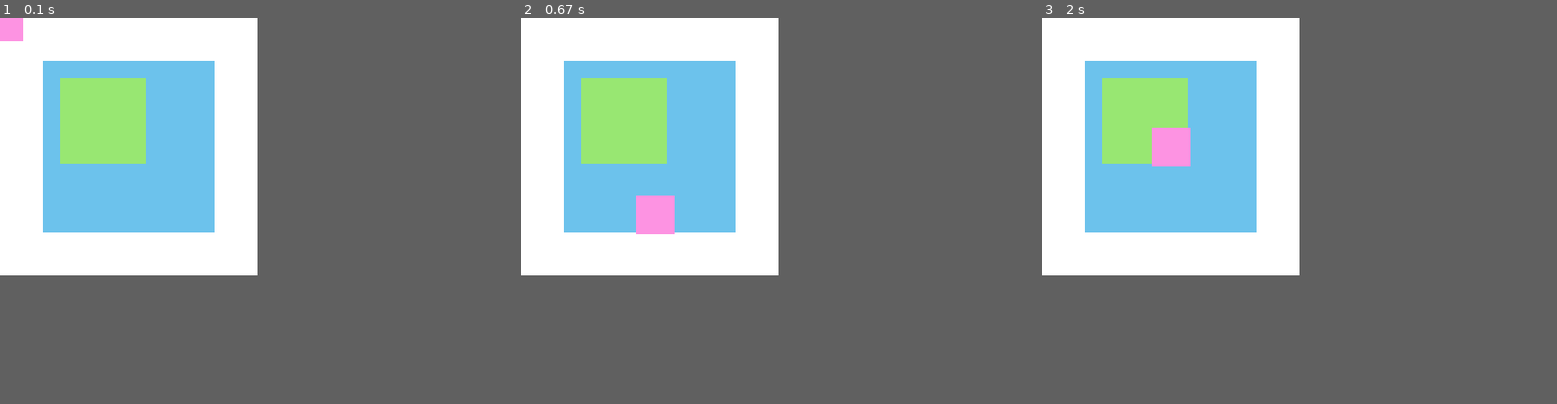
Above: before the commit, frames 1-3 (left to right).
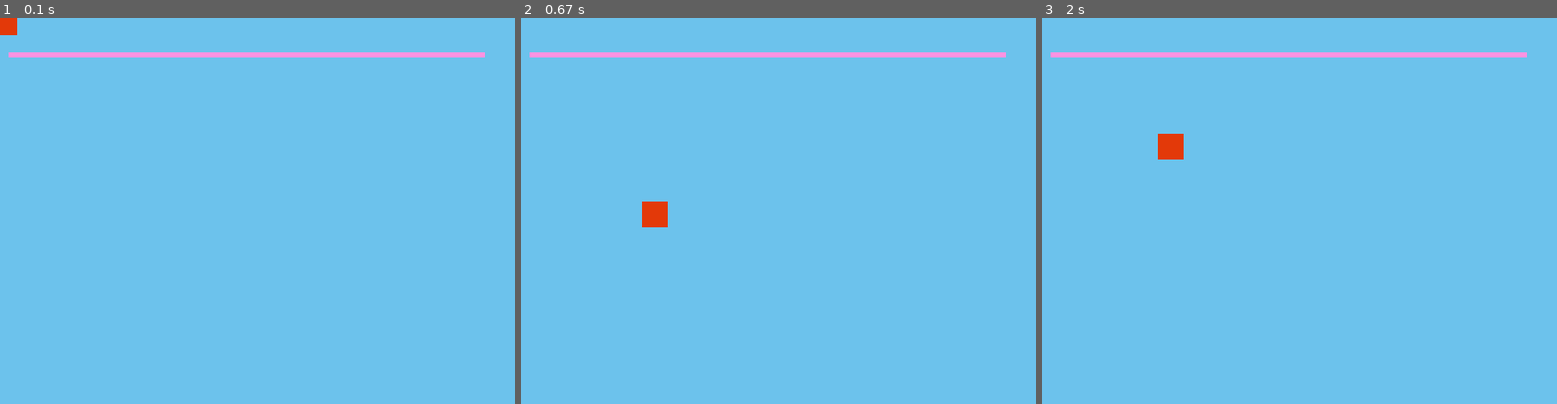
Above: after the commit, the same moments.

Repository: Victor-J-L/JOGO-PETEEL
Game: pygame game, started from jogoteste.py
Same seed, same stepped clock (60 frames per second), same inputs: the game is played once before the commit and once after it.
Inputs (mouse positions are in pixels of both pictures, inside the frame that each line leads up to):
- Up to frame 1 (0.1 s): no input
- Up to frame 2 (0.67 s): press the mouse at (768, 56) at 0.37 s; move the mouse to (711, 133) at 0.47 s; release the mouse at (654, 214) at 0.6 s
- Up to frame 3 (2 s): click (1289, 56) at 0.72 s
The window is 300x300 before the commit and 600x450 after it. Grey fills any space a smaller window leaves; there, only what the larger window draws over its background counts as a difference.

The runs differ from the first frame. In frame 1, 23% of the frame differs, in the area x 0-95%, y 0-67%; in frame 2, 24%; in frame 3, 23%.

Commit message:
joguinho

Diff:
--- a/aprendizado.py
+++ b/aprendizado.py
@@ -276,13 +276,161 @@
         (ret.left, ret.top) = pygame.mouse.get_pos() #esse evtno captura posição do mouse e parte esq e direita fica associada ao mouse
         ret.left -= ret.width/2 #esquerda mouse vai ficar sempre no centro
         ret.top -= ret.height/2
+
         if ret.colliderect(ret2): #se ret 1 colodir com ret 2
             (ret.left, ret.top) = (xant, yant)
             text = fonte_perdeu.render('COLIDIU', 1, (255,255,255))) #render faz aparecer na tela
             tela.blit(text, (150,150)) #usa blit pra jogar obj na tela entao vamos jogar o texto e poe posição
+
         pygame.draw.rect(tela, cor_vermelha, ret) #para fazer o retangulo la ret na tela
         pygame.draw.rect(tela, cor_rosa, ret)
         pygame.display.update() #atualização na tela  tempo todo
 
     pygame.quit()
 main()
+
+#colocar audio
+
+import pygame
+def main():
+    #as definições dos objetos (variaveis)
+    pygame.init()
+    tela = pygame.display.set_mode([300, 300])
+    pygame.display.set_caption("Iniciando o Pygame")
+    relogio = pygame.time.Clock() #isso fica dentro do main, consigo capturar info de atualização da tela, o tempo.
+    cor_branca = (255,255,255) #definindo cor
+    cor_verde = (152, 231, 114)
+    cor_azul = (108, 194, 236)
+    cor_vermelha = (227, 57, 9)
+    cor_rosa = (253,147,226)
+
+    sup = pygame.Surface((200, 200)) #definindo sueprficie
+    sup.fill(cor_azul) #superfície sup vai ser rpeenchida com essa cor
+
+    sup2 = pygame.Surface((100,100))
+    sup2.fill(cor_verde)
+
+    ret = pygame.Rect(10, 10, 45, 45)
+    ret2 = pygame.Rect (50, 50, 80, 50)
+
+    pygame.font.init() #iniciar fonte
+
+    font_padrao = pygame.font.get_default_font() #define variavel de texto com fonte padrão
+    fonte_perdeu = pygame.font.SysFont(font_padrao,45)
+    fonte_ganhou = pygame.font.SysFont(font_padrao,30)
+
+    audio_explosao = pygame.mixer.Sound('explosion.wav') #adiciona sons e poe arquivo dentro dos ()
+
+
+    sair = False
+    while sair != True:
+        for event in pygame.event.get():
+            if event.type == pygame.QUIT:
+                sair = True
+
+            if event.type == pygame.MOUSEBUTTONDOWN: #criando evento quando clica com mouse
+                pygame.mouse.set_pos(150,150) #passar uma posição então usa o set em vez de get e poe posição
+                #dai o mouse quando clica pra pra essa posição e o quadrado como ta acompanhando vai junto
+            """if event.type == pygame.MOUSEMOTION:
+                ret = ret.move(-10, -10) #conforme movimenta mouse na tela o ret se mexe, pra isso cada tecla tem um comando ali soh ver no site
+            """
+
+            if event.type == pygame.KEYDOWN: #se o evento for do tipo tecla pressionada (keydown) (entao verifica se alguma tecla ta pressionada)
+                if event.key == pygame.K_LEFT: #se a tecla pressionada (event.key) receber o pygame.K_LEFT (seta da esquerda) então mova a -10 o retangulo)
+                    ret.move_ip (-10,0) #vai fazer funcionar a tecla
+                if event.key == pygame.K_RIGHT:
+                    ret.move_ip (10,0)
+                if event.key == pygame.K_UP:
+                    ret.move_ip (0,-10)
+                if event.key == pygame.K_DOWN:
+                    ret.move_ip (0,10)
+                if event.key == pygame.K_SPACE:
+                    ret.move_ip(10,10)
+
+
+        relogio.tick(27) #atualizando de 27 quadros por segundo
+        tela.fill(cor_branca) #trabalhando com o fundo/preenchimentl, valor hexadecimal vai dar essa cor
+        tela.blit(sup, [50, 50]) #chamando superfície pela variavel e depois pela posição no cartesiano
+        tela.blit(sup2, [70,70])
+        (xant, yant) = (ret.left, ret.top) #x anterior e y anterior guarda posição
+        (ret.left, ret.top) = pygame.mouse.get_pos() #esse evtno captura posição do mouse e parte esq e direita fica associada ao mouse
+        ret.left -= ret.width/2 #esquerda mouse vai ficar sempre no centro
+        ret.top -= ret.height/2
+
+        if ret.colliderect(ret2): #se ret 1 colodir com ret 2
+            (ret.left, ret.top) = (xant, yant)
+            text = fonte_perdeu.render('COLIDIU', 1, (255,255,255))) #render faz aparecer na tela
+            audio_explosao.play() #executa o audio com colisão
+            audio_explosao.set_volume(0.5) #define volume, maior eh 1 e menor eh 0
+            tela.blit(text, (150,150)) #usa blit pra jogar obj na tela entao vamos jogar o texto e poe posição
+
+
+        pygame.draw.rect(tela, cor_vermelha, ret) #para fazer o retangulo la ret na tela
+        pygame.draw.rect(tela, cor_rosa, ret)
+        pygame.display.update() #atualização na tela  tempo todo
+
+    pygame.quit()
+main()
+
+#exemplo de jogo
+
+import pygame
+
+def main():
+    pygame.init()
+    tela = pygame.display.set_mode([600,450])
+    pygame.display.set_caption("Jogo Iniciante")
+    relogio = pygame.time.Clock()
+    cor_branca = (255,255,255)
+    cor_verde = (152, 231, 114)
+    cor_azul = (108, 194, 236)
+    cor_vermelha = (227, 57, 9)
+    cor_rosa = (253,147,226)
+    sup = pygame.Surface ((600,2450))
+    sup.fill(cor_azul)
+
+    ret = pygame.Rect(10,10, 30, 30)
+    ret2 = pygame.Rect (10, 40, 555, 6)
+
+    sair = False
+
+    pygame.font.init()
+
+    font_padrao = pygame.font.get_default_font()
+    fonte_perdeu = pygame.font.SysFont(font_padrao,45)
+    fonte_ganhou = pygame.font.SysFont(font_padrao,30)
+
+    audio_explosao = pygame.mixer.Sound('explosion.wav')
+
+    while sair != True:
+        for event in pygame.event.get():
+            if event.type == pygame.QUIT:
+                sair = True
+
+            if event.type == pygame.MOUSEBUTTONDOWN:
+                pygame.mouse.set_pos(150,150)
+
+        relogio.tick(30)
+        tela.fill(cor_branca)
+        tela.blit(sup, [0,0])
+
+        (xant, yant) = (ret.left, ret.top)
+        (ret.left, ret.top) = pygame.mouse.get_pos()
+        ret.left -= ret.width/2
+        ret.top -= ret.height/2
+
+        if ret.colliderect(ret2):
+            (ret.left, ret.top) = (xant, yant)
+            text = fonte_perdeu.render('COLIDIU', 1, (255,255,255))
+            audio_explosao.play()
+            audio_explosao.set_volume(0.5)
+            tela.blit(text, (150,150))
+
+
+        pygame.draw.rect(tela, cor_vermelha, ret)
+        pygame.draw.rect(tela, cor_rosa, ret2)
+        pygame.display.update()
+
+    pygame.quit()
+
+main()
--- a/jogoteste.py
+++ b/jogoteste.py
@@ -1,72 +1,60 @@
 import pygame
+
 def main():
-    #as definições dos objetos (variaveis)
     pygame.init()
-    tela = pygame.display.set_mode([300, 300])
-    pygame.display.set_caption("Iniciando o Pygame")
-    relogio = pygame.time.Clock() #isso fica dentro do main, consigo capturar info de atualização da tela, o tempo.
-    cor_branca = (255,255,255) #definindo cor
+    tela = pygame.display.set_mode([600,450])
+    pygame.display.set_caption("Jogo Iniciante")
+    relogio = pygame.time.Clock()
+    cor_branca = (255,255,255)
     cor_verde = (152, 231, 114)
     cor_azul = (108, 194, 236)
     cor_vermelha = (227, 57, 9)
     cor_rosa = (253,147,226)
+    sup = pygame.Surface ((600,2450))
+    sup.fill(cor_azul)
 
-    sup = pygame.Surface((200, 200)) #definindo sueprficie
-    sup.fill(cor_azul) #superfície sup vai ser rpeenchida com essa cor
+    ret = pygame.Rect(10,10, 30, 30)
+    ret2 = pygame.Rect (10, 40, 555, 6)
 
-    sup2 = pygame.Surface((100,100))
-    sup2.fill(cor_verde)
+    sair = False
 
-    ret = pygame.Rect(10, 10, 45, 45)
-    ret2 = pygame.Rect (50, 50, 80, 50)
+    pygame.font.init()
 
-    pygame.font.init() #iniciar fonte
-
-    font_padrao = pygame.font.get_default_font() #define variavel de texto com fonte padrão
+    font_padrao = pygame.font.get_default_font()
     fonte_perdeu = pygame.font.SysFont(font_padrao,45)
     fonte_ganhou = pygame.font.SysFont(font_padrao,30)
 
-    sair = False
+    audio_explosao = pygame.mixer.Sound('explosion.wav')
+
     while sair != True:
         for event in pygame.event.get():
             if event.type == pygame.QUIT:
                 sair = True
 
-            if event.type == pygame.MOUSEBUTTONDOWN: #criando evento quando clica com mouse
-                pygame.mouse.set_pos(150,150) #passar uma posição então usa o set em vez de get e poe posição
-                #dai o mouse quando clica pra pra essa posição e o quadrado como ta acompanhando vai junto
-            """if event.type == pygame.MOUSEMOTION:
-                ret = ret.move(-10, -10) #conforme movimenta mouse na tela o ret se mexe, pra isso cada tecla tem um comando ali soh ver no site
-            """
+            if event.type == pygame.MOUSEBUTTONDOWN:
+                pygame.mouse.set_pos(150,150)
 
-            if event.type == pygame.KEYDOWN: #se o evento for do tipo tecla pressionada (keydown) (entao verifica se alguma tecla ta pressionada)
-                if event.key == pygame.K_LEFT: #se a tecla pressionada (event.key) receber o pygame.K_LEFT (seta da esquerda) então mova a -10 o retangulo)
-                    ret.move_ip (-10,0) #vai fazer funcionar a tecla
-                if event.key == pygame.K_RIGHT:
-                    ret.move_ip (10,0)
-                if event.key == pygame.K_UP:
-                    ret.move_ip (0,-10)
-                if event.key == pygame.K_DOWN:
-                    ret.move_ip (0,10)
-                if event.key == pygame.K_SPACE:
-                    ret.move_ip(10,10)
+        relogio.tick(30)
+        tela.fill(cor_branca)
+        tela.blit(sup, [0,0]) #0,0 pra nao deslocar ela pq ela tem a mesma dimensao da tela entao fica emcima certinho
 
-
-        relogio.tick(27) #atualizando de 27 quadros por segundo
-        tela.fill(cor_branca) #trabalhando com o fundo/preenchimentl, valor hexadecimal vai dar essa cor
-        tela.blit(sup, [50, 50]) #chamando superfície pela variavel e depois pela posição no cartesiano
-        tela.blit(sup2, [70,70])
         (xant, yant) = (ret.left, ret.top) #x anterior e y anterior guarda posição
         (ret.left, ret.top) = pygame.mouse.get_pos() #esse evtno captura posição do mouse e parte esq e direita fica associada ao mouse
         ret.left -= ret.width/2 #esquerda mouse vai ficar sempre no centro
         ret.top -= ret.height/2
+
         if ret.colliderect(ret2): #se ret 1 colodir com ret 2
             (ret.left, ret.top) = (xant, yant)
             text = fonte_perdeu.render('COLIDIU', 1, (255,255,255)) #render faz aparecer na tela
+            audio_explosao.play() #executa o audio com colisão
+            audio_explosao.set_volume(0.5) #define volume, maior eh 1 e menor eh 0
             tela.blit(text, (150,150)) #usa blit pra jogar obj na tela entao vamos jogar o texto e poe posição
-        pygame.draw.rect(tela, cor_vermelha, ret) #para fazer o retangulo la ret na tela
-        pygame.draw.rect(tela, cor_rosa, ret)
+
+
+        pygame.draw.rect(tela, cor_vermelha, ret)
+        pygame.draw.rect(tela, cor_rosa, ret2)
         pygame.display.update() #atualização na tela  tempo todo
 
     pygame.quit()
+
 main()
Not shown, added: explosion.wav
